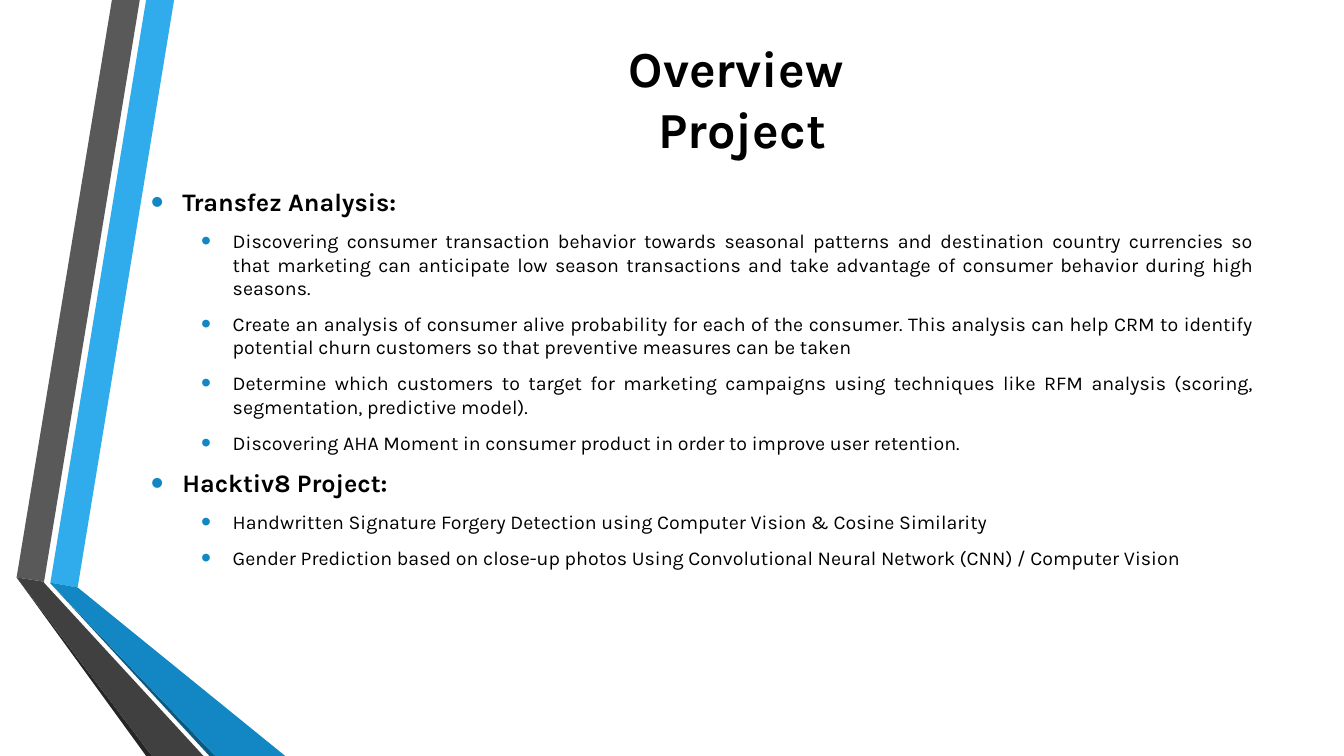
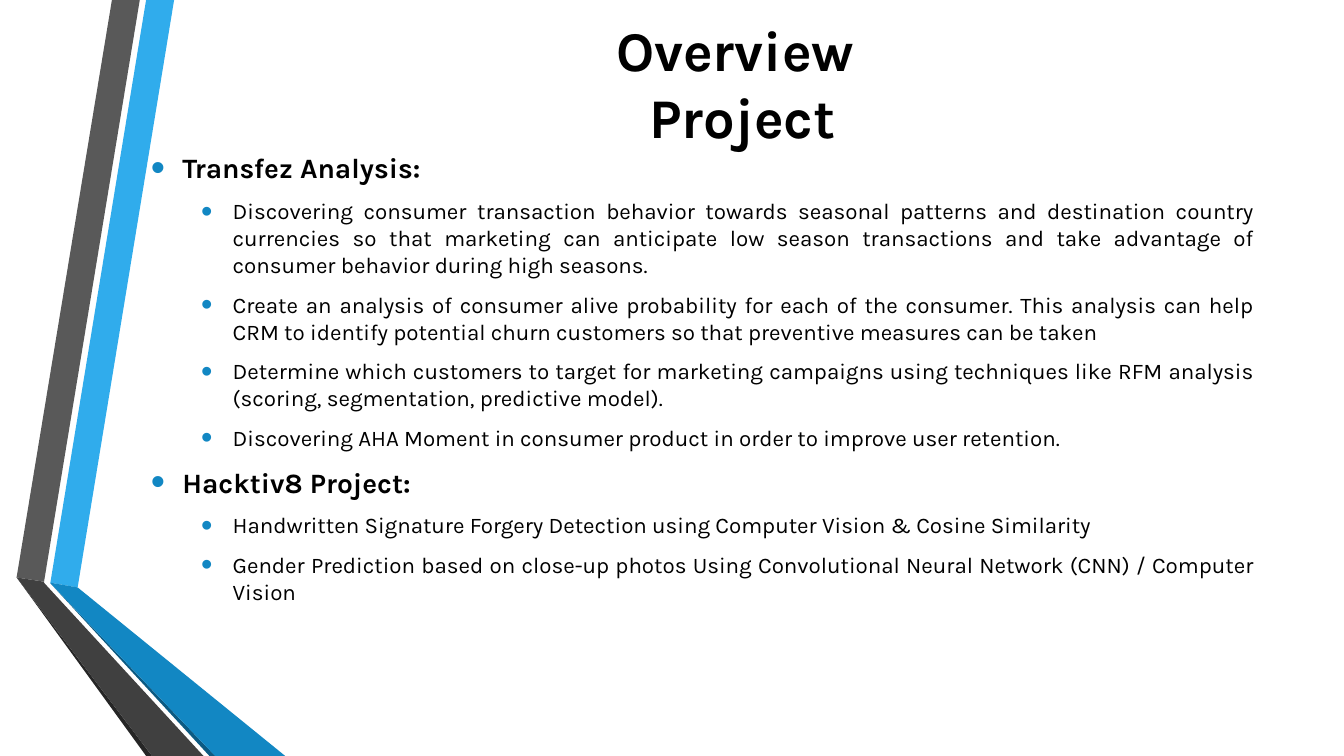
Before and after one commit to mivanivan/Final-Assignment---Batch-Processing, a slide deck: slide 3 of Final Assignment - Batch Processing RFM Segmentation.pptx. Drawn at 1344x756 pixels with LibreOffice and Linux fonts; fonts in the diff are those of the drawing; background and template pictures are left out. Boxes give left, top, right and bottom in pixels: in the first picture for what was removed or moved away, otherwise in the second. Text is boxed around its words. In the diff, an @@ line names an element or a change of style, - is before the commit and + after.

```diff
--- a/Final Assignment - Batch Processing RFM Segmentation.pptx
+++ b/Final Assignment - Batch Processing RFM Segmentation.pptx
@@ title "Overview Project": place and size @@
-title "Overview Project" at [629,51,844,160]
+title "Overview Project" at [616,31,854,152]
@@ title "Overview Project" at [616,31,854,152]: size 36 to 40 pt @@
@@ text "Transfez Analysis:" at [182,158,1254,601]: size 18 to 20 pt in "Transfez Analysis:", "Hacktiv8 Project:"; size 14 to 16 pt @@
```
Also in this commit, not shown: 1 other slide changed, 6 slides added, 6 other files.
